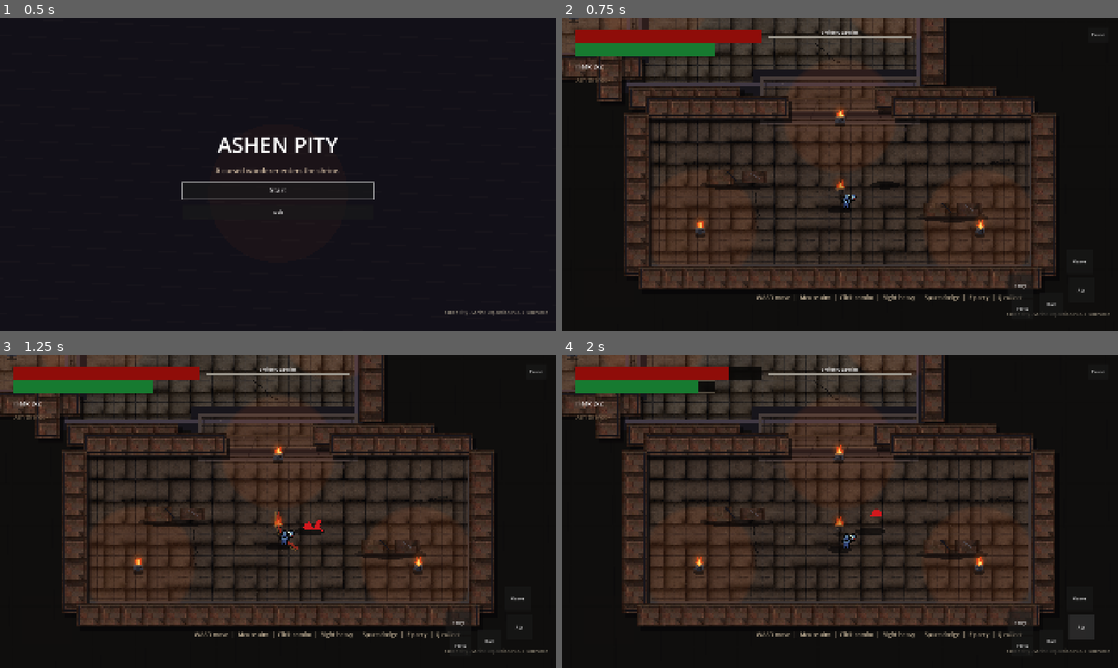
Above: before the commit, frames 1-4 (two rows, left to right).
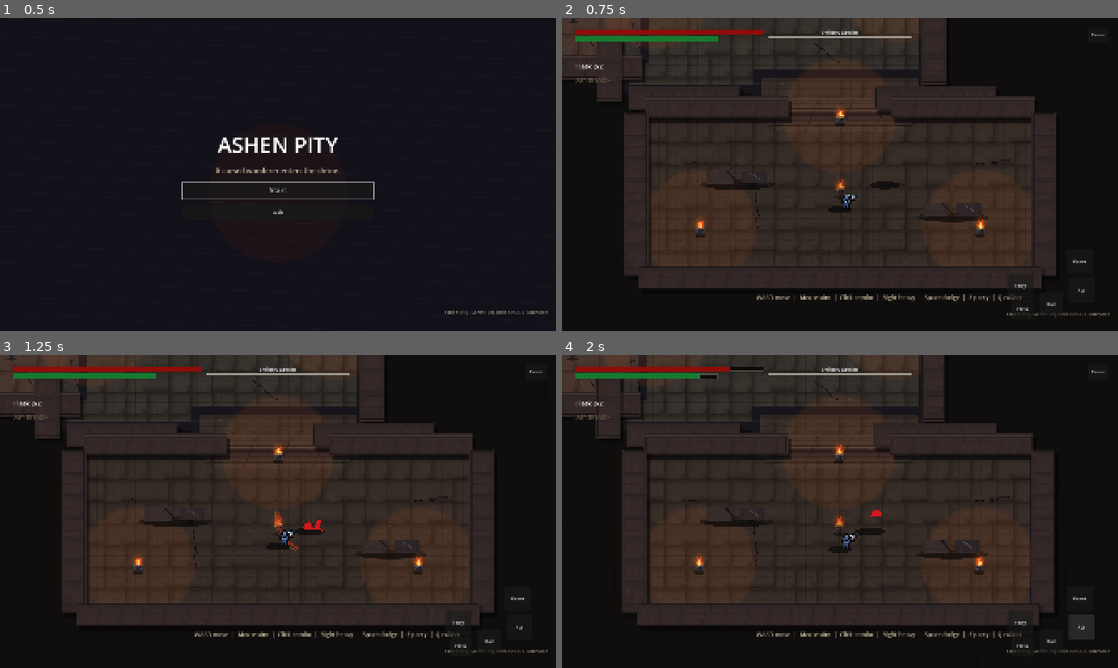
Above: after the commit, the same moments.

Repository: Seifeldin02/AshenPity
Game: Godot game, scene res://scenes/boot/Boot.tscn
Two runs of this game, one before a commit and one after it. Both use one fixed random seed, a clock stepped at 60 frames per second and the inputs below.
Inputs:
- Up to frame 1 (0.5 s): no input
- Up to frame 2 (0.75 s): click "Start" at 0.5 s
- Up to frame 3 (1.25 s): no input
- Up to frame 4 (2 s): click "Atk" at 1.25 s

Frame 1 is identical in both runs. In frame 2, 6.9% of the frame differs, in the area x 0-89%, y 0-87%; in frame 3, 6.9%; in frame 4, 7.1%.

Commit message:
fix: clean up shrine material rendering and hud bars

Diff:
--- a/scenes/ui/HUD.tscn
+++ b/scenes/ui/HUD.tscn
@@ -52,16 +52,17 @@
 anchors_preset = -1
 anchor_left = 0.025
 anchor_top = 0.035
-anchor_right = 0.36
-anchor_bottom = 0.12
+anchor_right = 0.025
+anchor_bottom = 0.035
+offset_right = 650.0
+offset_bottom = 54.0
 
 [node name="HealthBar" type="ProgressBar" parent="Root/Bars"]
 unique_name_in_owner = true
-custom_minimum_size = Vector2(540, 18)
-layout_mode = 1
-anchors_preset = -1
-anchor_right = 1.0
-anchor_bottom = 0.36
+custom_minimum_size = Vector2(650, 18)
+layout_mode = 1
+anchors_preset = -1
+offset_right = 650.0
 offset_bottom = 18.0
 theme_override_styles/background = SubResource("StyleBoxFlat_health_bg")
 theme_override_styles/fill = SubResource("StyleBoxFlat_health_fill")
@@ -71,13 +72,12 @@
 
 [node name="StaminaBar" type="ProgressBar" parent="Root/Bars"]
 unique_name_in_owner = true
-custom_minimum_size = Vector2(405, 14)
-layout_mode = 1
-anchors_preset = -1
-anchor_top = 0.55
-anchor_right = 0.75
-anchor_bottom = 0.85
-offset_bottom = 14.0
+custom_minimum_size = Vector2(490, 14)
+layout_mode = 1
+anchors_preset = -1
+offset_top = 28.0
+offset_right = 490.0
+offset_bottom = 42.0
 theme_override_styles/background = SubResource("StyleBoxFlat_health_bg")
 theme_override_styles/fill = SubResource("StyleBoxFlat_stamina_fill")
 show_percentage = false
--- a/scripts/world/ShrineRouteLayer.gd
+++ b/scripts/world/ShrineRouteLayer.gd
@@ -85,36 +85,40 @@
 
 
 func _draw_room_floor(room: Rect2) -> void:
-	var base_tint := Color(0.70, 0.66, 0.64, 0.82)
+	var base_tint := Color("#2c2927")
 	if room == Route.ALTAR:
-		base_tint = Color(0.82, 0.72, 0.66, 0.90)
+		base_tint = Color("#332b29")
 	elif room == Route.PILGRIM_COURT or room == Route.SOUTH_STEPS:
-		base_tint = Color(0.62, 0.53, 0.49, 0.86)
+		base_tint = Color("#2f2825")
 	elif room == Route.SIDE_ALCOVE or room == Route.LEFT_SIDE_PATH or room == Route.RIGHT_SIDE_PATH:
-		base_tint = Color(0.58, 0.55, 0.58, 0.82)
+		base_tint = Color("#29272b")
 	elif room == Route.WEST_OSSUARY or room == Route.WEST_DEEP_CRYPT:
-		base_tint = Color(0.60, 0.55, 0.49, 0.86)
+		base_tint = Color("#292622")
 	elif room == Route.EAST_RELIQUARY or room == Route.EAST_DEEP_CHAPEL:
-		base_tint = Color(0.64, 0.60, 0.66, 0.84)
+		base_tint = Color("#292932")
 	elif room == Route.BOSS_SANCTUM:
-		base_tint = Color(0.76, 0.56, 0.54, 0.90)
+		base_tint = Color("#332222")
 	draw_rect(room.grow(24.0), Color("#17151b"))
+	draw_rect(room, base_tint)
 	for cell in _floor_cells:
 		if cell["room"] != room:
 			continue
 		var rect: Rect2 = cell["rect"]
 		_draw_tiled_texture(_textures.get(str(cell["texture"])), rect, cell["tint"])
-		draw_rect(rect.grow(-1.0), Color(0.02, 0.018, 0.020, 0.12), false, 1.0)
 		if bool(cell["worn"]):
-			_draw_tiled_texture(_textures.get("floor_ash"), rect, Color(0.34, 0.30, 0.26, 0.22))
+			_draw_tiled_texture(_textures.get("floor_ash"), rect, Color(0.24, 0.21, 0.18, 0.12))
+	for x in range(int(room.position.x), int(room.end.x), 128):
+		draw_line(Vector2(x, room.position.y + 8.0), Vector2(x, room.end.y - 8.0), Color(0.03, 0.028, 0.030, 0.16), 1.0)
+	for y in range(int(room.position.y), int(room.end.y), 128):
+		draw_line(Vector2(room.position.x + 8.0, y), Vector2(room.end.x - 8.0, y), Color(0.03, 0.028, 0.030, 0.16), 1.0)
 	for i in 3:
 		var band_y := room.position.y + room.size.y * (0.28 + float(i) * 0.20)
 		draw_line(Vector2(room.position.x + 25, band_y), Vector2(room.end.x - 25, band_y + sin(float(i) * 1.8) * 18.0), Color(0.50, 0.42, 0.32, 0.018), 16.0)
 
 
 func _draw_room_trim(room: Rect2, color: Color) -> void:
-	draw_rect(room, color, false, 8.0)
-	draw_rect(room.grow(-12.0), Color(0.08, 0.07, 0.08, 0.45), false, 3.0)
+	var trim := Color(color.r, color.g, color.b, 0.22)
+	draw_rect(room.grow(-2.0), trim, false, 2.0)
 
 
 func _draw_exterior_courtyard() -> void:
@@ -145,11 +149,9 @@
 	draw_colored_polygon(left_apron, Color("#25232a"))
 	draw_colored_polygon(right_apron, Color("#25232a"))
 	draw_colored_polygon(altar_apron, Color("#2b252b"))
-	draw_polyline(left_apron + PackedVector2Array([left_apron[0]]), Color("#4a4149"), 5.0)
-	draw_polyline(right_apron + PackedVector2Array([right_apron[0]]), Color("#4a4149"), 5.0)
-	draw_polyline(altar_apron + PackedVector2Array([altar_apron[0]]), Color("#56484c"), 6.0)
-	draw_line(Vector2(-640, 0), Vector2(-300, 0), Color(0.78, 0.58, 0.32, 0.12), 10.0)
-	draw_line(Vector2(300, 0), Vector2(640, 0), Color(0.78, 0.58, 0.32, 0.12), 10.0)
+	draw_polyline(left_apron + PackedVector2Array([left_apron[0]]), Color(0.32, 0.29, 0.32, 0.22), 3.0)
+	draw_polyline(right_apron + PackedVector2Array([right_apron[0]]), Color(0.32, 0.29, 0.32, 0.22), 3.0)
+	draw_polyline(altar_apron + PackedVector2Array([altar_apron[0]]), Color(0.36, 0.31, 0.32, 0.22), 3.0)
 
 
 func _draw_stairs() -> void:
@@ -216,15 +218,15 @@
 						texture_key = "floor_warm" if roll < 0.62 else "floor_b"
 					elif roll > 0.78:
 						texture_key = "floor_b"
-					var tint := Color(0.62, 0.58, 0.54, floor_rng.randf_range(0.66, 0.80))
+					var tint := Color(0.56, 0.53, 0.49, floor_rng.randf_range(0.24, 0.36))
 					if room == Route.BOSS_SANCTUM:
-						tint = Color(0.70, 0.49, 0.48, floor_rng.randf_range(0.66, 0.80))
+						tint = Color(0.60, 0.39, 0.38, floor_rng.randf_range(0.24, 0.34))
 					elif room == Route.PILGRIM_COURT or room == Route.SOUTH_STEPS:
-						tint = Color(0.60, 0.51, 0.45, floor_rng.randf_range(0.64, 0.76))
+						tint = Color(0.54, 0.46, 0.40, floor_rng.randf_range(0.24, 0.34))
 					elif room == Route.EAST_RELIQUARY or room == Route.EAST_DEEP_CHAPEL:
-						tint = Color(0.56, 0.55, 0.62, floor_rng.randf_range(0.64, 0.76))
+						tint = Color(0.48, 0.48, 0.56, floor_rng.randf_range(0.24, 0.34))
 					elif room == Route.WEST_OSSUARY or room == Route.WEST_DEEP_CRYPT:
-						tint = Color(0.50, 0.47, 0.42, floor_rng.randf_range(0.64, 0.78))
+						tint = Color(0.43, 0.40, 0.36, floor_rng.randf_range(0.24, 0.34))
 					_floor_cells.append({
 						"room": room,
 						"rect": rect,
--- a/scripts/world/ShrineWallVisual.gd
+++ b/scripts/world/ShrineWallVisual.gd
@@ -26,18 +26,17 @@
 func _draw_wall() -> void:
 	draw_rect(Rect2(-size * 0.5, size), Color(0, 0, 0, 0))
 	var rect := Rect2(-size * 0.5, size)
-	draw_rect(Rect2(-size * 0.5 + Vector2(10, 12), size), Color(0.02, 0.016, 0.020, 0.48))
-	draw_rect(rect, Color("#27232a"))
+	draw_rect(Rect2(rect.position + Vector2(8, 12), rect.size), Color(0.02, 0.016, 0.020, 0.34))
+	draw_rect(rect, Color("#30282a"))
 	if _wall_texture != null:
-		draw_texture_rect(_wall_texture, rect, true, Color(0.56, 0.50, 0.49, 0.92))
+		draw_texture_rect(_wall_texture, rect, true, Color(0.50, 0.42, 0.38, 0.20))
 	else:
 		draw_rect(Rect2(Vector2(-size.x * 0.5, -size.y * 0.5), size), Color("#302b33"))
-	draw_rect(Rect2(Vector2(-size.x * 0.5 + 8.0, -size.y * 0.5 + 7.0), size - Vector2(16, 14)), Color("#18161c"), false, 3.0)
-	draw_line(Vector2(-size.x * 0.5, -size.y * 0.5 + 9.0), Vector2(size.x * 0.5, -size.y * 0.5 + 9.0), Color(0.68, 0.58, 0.44, 0.18), 3.0)
-	draw_line(Vector2(-size.x * 0.5, size.y * 0.5 - 7.0), Vector2(size.x * 0.5, size.y * 0.5 - 7.0), Color(0.02, 0.018, 0.022, 0.38), 4.0)
-	for i in int(size.x / 96.0) + 1:
-		var x := -size.x * 0.5 + 18.0 + float(i) * 92.0
-		draw_line(Vector2(x, -size.y * 0.46), Vector2(x - 18.0, size.y * 0.35), Color(0.08, 0.07, 0.08, 0.20), 2.0)
+	var inner := Rect2(Vector2(-size.x * 0.5 + 5.0, -size.y * 0.5 + 5.0), size - Vector2(10, 10))
+	draw_rect(inner, Color(0.02, 0.018, 0.022, 0.42), false, 2.0)
+	draw_line(Vector2(-size.x * 0.5, -size.y * 0.5 + 7.0), Vector2(size.x * 0.5, -size.y * 0.5 + 7.0), Color(0.72, 0.55, 0.40, 0.16), 3.0)
+	draw_line(Vector2(-size.x * 0.5, size.y * 0.5 - 5.0), Vector2(size.x * 0.5, size.y * 0.5 - 5.0), Color(0.02, 0.018, 0.022, 0.34), 4.0)
+	_draw_block_lines(rect, 72.0, 34.0, Color(0.08, 0.065, 0.065, 0.18))
 
 
 func _draw_broken_wall() -> void:
@@ -45,11 +44,15 @@
 	var left := Rect2(-size.x * 0.5, -size.y * 0.5, size.x * 0.43, size.y)
 	var right := Rect2(size.x * 0.06, -size.y * 0.42, size.x * 0.43, size.y * 0.86)
 	if _broken_wall_texture != null:
-		draw_texture_rect(_broken_wall_texture, left, true, Color(0.52, 0.48, 0.46, 0.90))
-		draw_texture_rect(_broken_wall_texture, right, true, Color(0.44, 0.40, 0.41, 0.90))
+		draw_rect(left, Color("#342d2e"))
+		draw_texture_rect(_broken_wall_texture, left, true, Color(0.50, 0.43, 0.39, 0.18))
+		draw_rect(right, Color("#2b2629"))
+		draw_texture_rect(_broken_wall_texture, right, true, Color(0.44, 0.38, 0.36, 0.16))
 	else:
 		draw_rect(left, Color("#343039"))
 		draw_rect(right, Color("#29252d"))
+	_draw_block_lines(left, 46.0, 28.0, Color(0.08, 0.065, 0.065, 0.20))
+	_draw_block_lines(right, 46.0, 28.0, Color(0.08, 0.065, 0.065, 0.18))
 	draw_line(Vector2(-size.x * 0.18, -size.y * 0.45), Vector2(-size.x * 0.02, size.y * 0.26), Color("#151319"), 4.0)
 	draw_line(Vector2(size.x * 0.2, -size.y * 0.34), Vector2(size.x * 0.38, size.y * 0.16), Color("#4e4649"), 3.0)
 
@@ -59,7 +62,8 @@
 	draw_rect(Rect2(-size * 0.5, size), Color(0, 0, 0, 0))
 	var body := Rect2(Vector2(-size.x * 0.5, -size.y * 0.45), Vector2(size.x, size.y * 0.9))
 	if _brick_texture != null:
-		draw_texture_rect(_brick_texture, body, true, Color(0.72, 0.58, 0.52, 0.92))
+		draw_rect(body, Color("#46393a"))
+		draw_texture_rect(_brick_texture, body, true, Color(0.62, 0.52, 0.46, 0.20))
 	else:
 		draw_rect(body, Color("#46393a"))
 	draw_rect(Rect2(Vector2(-size.x * 0.38, -size.y * 0.62), Vector2(size.x * 0.76, size.y * 0.34)), Color("#67544a"))
@@ -79,6 +83,23 @@
 	draw_texture_rect(texture, Rect2(offset - size_value * 0.5, size_value), false, tint)
 
 
+func _draw_block_lines(rect: Rect2, block_width: float, row_height: float, color: Color) -> void:
+	var y := rect.position.y + row_height
+	var row := 0
+	while y < rect.end.y - 4.0:
+		draw_line(Vector2(rect.position.x + 4.0, y), Vector2(rect.end.x - 4.0, y), color, 1.0)
+		y += row_height
+	while row * row_height < rect.size.y:
+		var offset := 0.0 if row % 2 == 0 else block_width * 0.5
+		var x := rect.position.x + offset + block_width
+		var y0 := rect.position.y + float(row) * row_height + 4.0
+		var y1 := minf(y0 + row_height - 8.0, rect.end.y - 4.0)
+		while x < rect.end.x - 4.0:
+			draw_line(Vector2(x, y0), Vector2(x, y1), color, 1.0)
+			x += block_width
+		row += 1
+
+
 func _ellipse(center: Vector2, radius_x: float, radius_y: float) -> PackedVector2Array:
 	var points := PackedVector2Array()
 	for i in 28:
